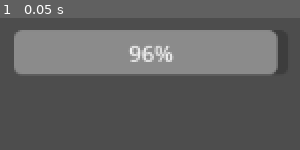
Above: before the commit, frame 1.
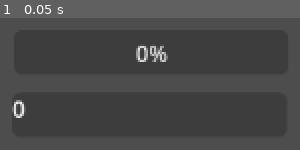
Above: after the commit, the same moment.

Repository: tiny-crab/HeatCap
Game: Godot game, scene res://game.tscn
Same seed, same stepped clock (60 frames per second), same inputs: the game is played once before the commit and once after it.
Inputs:
- Up to frame 1 (0.05 s): no input

The runs differ from the first frame. In frame 1, 29% of the frame differs, in the area x 4-93%, y 9-76%.
Error after the commit: Parse Error: Could not find type "Monster" in the current scope. (res://UI/MonsterUI.gd:4)

Commit message:
Add heatbar with label

Diff:
--- a/Monsters/Squirtle.tres
+++ b/Monsters/Squirtle.tres
@@ -1,11 +1,12 @@
-[gd_resource type="Resource" script_class="Monster" load_steps=2 format=3 uid="uid://chkah8k3uf3gp"]
+[gd_resource type="Resource" script_class="MonsterType" load_steps=2 format=3 uid="uid://chkah8k3uf3gp"]
 
 [ext_resource type="Script" path="res://ResourceTypes/monster_type.gd" id="1_lfmn1"]
 
 [resource]
 script = ExtResource("1_lfmn1")
 maxHealth = 25
-freezingZone = 4
-safeZone = 3
-overheatingZone = 2
+startingHeat = 5
+maxColdTicks = 4
+maxSafeTicks = 3
+maxHotTicks = 2
 actions = Array[Resource("res://ResourceTypes/action.gd")]([])
--- a/Monsters/Tepig.tres
+++ b/Monsters/Tepig.tres
@@ -1,11 +1,12 @@
-[gd_resource type="Resource" script_class="Monster" load_steps=2 format=3 uid="uid://dkdfuoex2q3wi"]
+[gd_resource type="Resource" script_class="MonsterType" load_steps=2 format=3 uid="uid://dkdfuoex2q3wi"]
 
 [ext_resource type="Script" path="res://ResourceTypes/monster_type.gd" id="2_krih7"]
 
 [resource]
 script = ExtResource("2_krih7")
 maxHealth = 25
-freezingZone = 2
-safeZone = 3
-overheatingZone = 4
+startingHeat = 5
+maxColdTicks = 2
+maxSafeTicks = 3
+maxHotTicks = 4
 actions = Array[Resource("res://ResourceTypes/action.gd")]([])
--- a/ResourceTypes/monster_type.gd
+++ b/ResourceTypes/monster_type.gd
@@ -2,8 +2,9 @@
 class_name MonsterType
 
 @export var maxHealth: int = 25
-@export var freezingZone: int = 1
-@export var safeZone: int = 1
-@export var overheatingZone: int = 1
+@export var startingHeat: int = 1
+@export var maxColdTicks: int = 1
+@export var maxSafeTicks: int = 1
+@export var maxHotTicks: int = 1
 
 @export var actions: Array[Action] = []
--- a/Scripts/Game.gd
+++ b/Scripts/Game.gd
@@ -9,5 +9,3 @@
     var monsterUI = $Canvas/MonsterUI
     monsterUI.monster = leadMonster
     monsterUI.render()
-
-    $Player/LeadMonster.monster = leadMonster
--- a/Scripts/LeadMonster.gd
+++ /dev/null
@@ -1,3 +0,0 @@
-extends Node2D
-
-var monster: Monster
--- a/Scripts/Monster.gd
+++ /dev/null
@@ -1,9 +0,0 @@
-extends Resource
-class_name Monster
-
-var maxHealth: int
-var currentHealth: int
-
-func _init(type: MonsterType):
-    maxHealth = type.maxHealth
-    currentHealth = maxHealth - 1
--- a/UI/MonsterUI.gd
+++ b/UI/MonsterUI.gd
@@ -5,4 +5,16 @@
 
 func render():
     $HealthBar.max_value = monster.maxHealth
-    $HealthBar.value = monster.currentHealth
+    $HealthBar.value = monster.currHealth
+
+    $HeatBar.max_value = monster.maxColdTicks + monster.maxSafeTicks + monster.maxHotTicks
+    $HeatBar/Value.text =  "[center]%s[/center]" % monster.currHeat
+    $HeatBar.value = monster.currHeat
+    var sb = StyleBoxFlat.new()
+    $HeatBar.add_theme_stylebox_override("fill", sb)
+    if monster.isCold(monster.currHeat):
+        sb.bg_color = Color("268bd2")
+    if monster.isSafe(monster.currHeat):
+        sb.bg_color = Color("859900")
+    if monster.isHot(monster.currHeat):
+        sb.bg_color = Color("dc322f")
--- a/game.tscn
+++ b/game.tscn
@@ -1,7 +1,6 @@
-[gd_scene load_steps=4 format=3 uid="uid://8xlmihcy1byk"]
+[gd_scene load_steps=3 format=3 uid="uid://8xlmihcy1byk"]
 
 [ext_resource type="Script" path="res://UI/MonsterUI.gd" id="1_1k4kd"]
-[ext_resource type="Script" path="res://Scripts/LeadMonster.gd" id="1_2rwae"]
 [ext_resource type="Script" path="res://Scripts/Game.gd" id="1_qrvsg"]
 
 [node name="Game" type="Node2D"]
@@ -17,12 +16,25 @@
 script = ExtResource("1_1k4kd")
 
 [node name="HealthBar" type="ProgressBar" parent="Canvas/MonsterUI"]
+layout_mode = 0
 offset_left = 20.0
 offset_top = 19.0
 offset_right = 218.0
 offset_bottom = 51.0
 
-[node name="Player" type="Node2D" parent="."]
+[node name="HeatBar" type="ProgressBar" parent="Canvas/MonsterUI"]
+layout_mode = 0
+offset_left = 19.0
+offset_top = 64.0
+offset_right = 217.0
+offset_bottom = 96.0
+step = 1.0
+show_percentage = false
 
-[node name="LeadMonster" type="Node2D" parent="Player"]
-script = ExtResource("1_2rwae")
+[node name="Value" type="RichTextLabel" parent="Canvas/MonsterUI/HeatBar"]
+layout_mode = 0
+offset_right = 198.0
+offset_bottom = 31.0
+bbcode_enabled = true
+text = "0"
+autowrap_mode = 0
